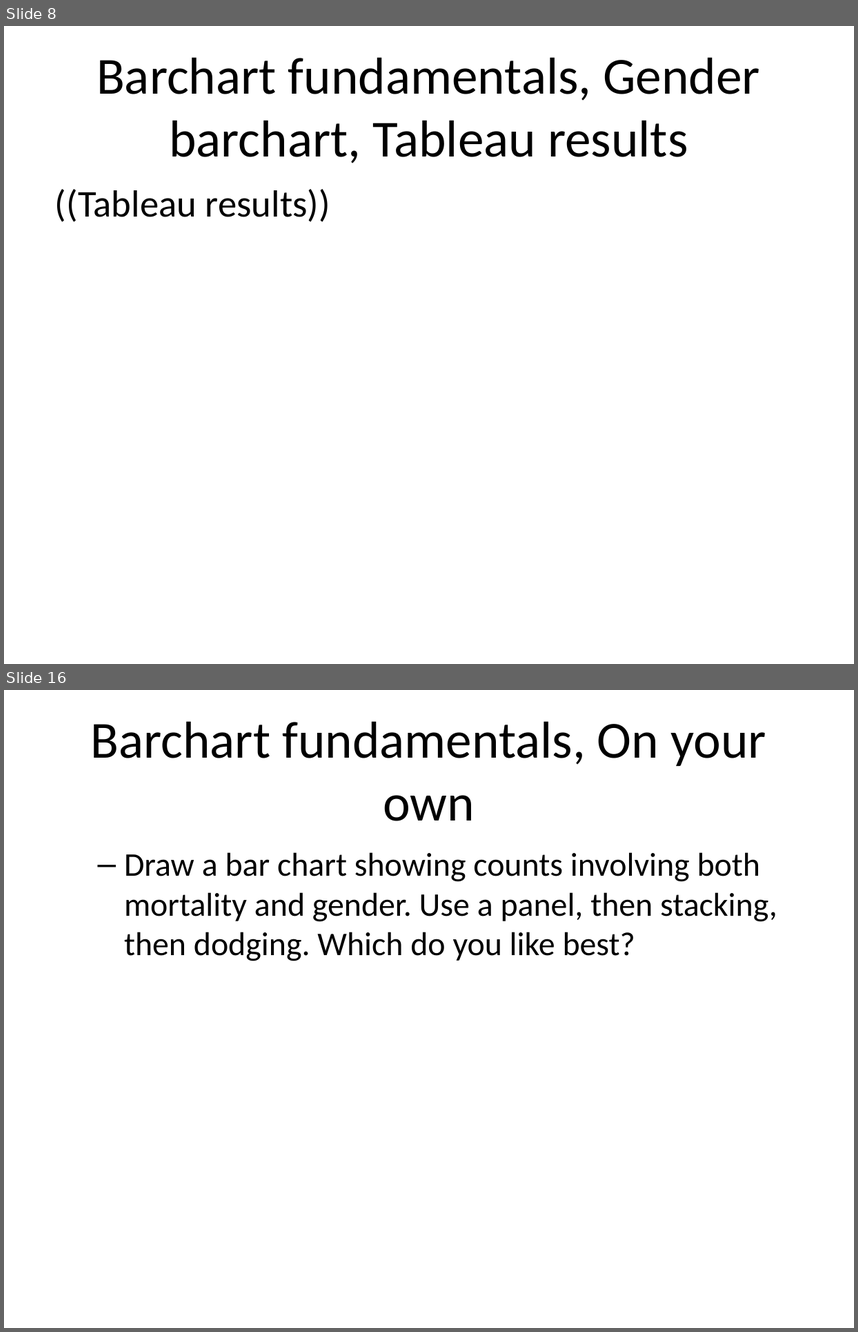
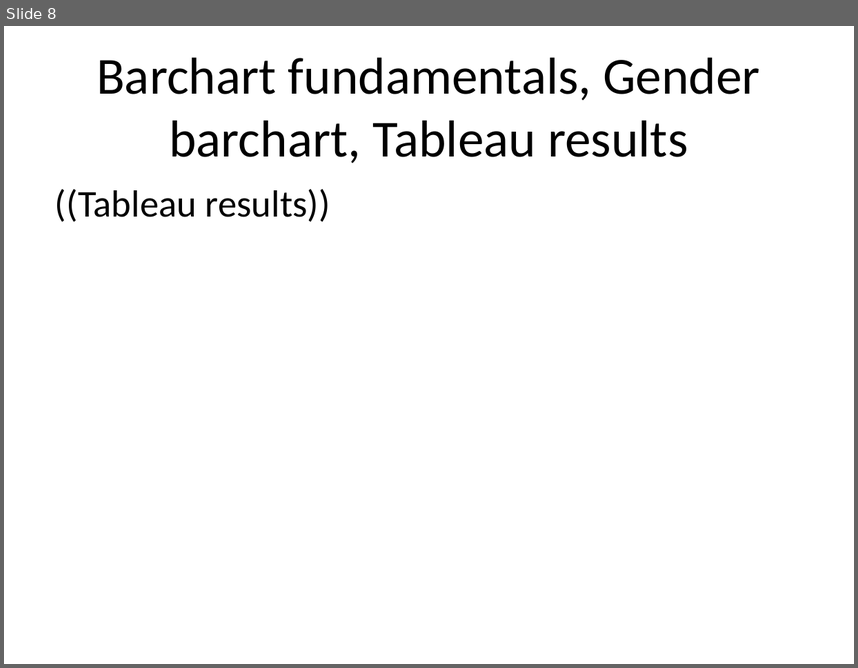
Before and after one commit to pmean/data-visualization, a slide deck: data-viz-02/src/barcharts-fundamentals-draw-gender.pptx. Shown one above the other, each under a label of ours: slides 8 and 16 before the commit, slide 8 after it; the slides between them are not shown. The pictures are 858x1332 and 858x668 pixels, drawn with LibreOffice and Linux fonts; fonts in the diff are those of the drawing. Boxes give left, top, right and bottom in pixels: in the first picture for what was removed or moved away, otherwise in the second. Text is boxed around its words. In the diff, an @@ line names an element or a change of style, - is before the commit and + after.

```diff
--- a/data-viz-02/src/barcharts-fundamentals-draw-gender.pptx
+++ b/data-viz-02/src/barcharts-fundamentals-draw-gender.pptx
@@ slide 16 removed at box(4, 690, 854, 1328), background #FFFFFF @@
@@ title removed at box(90, 721, 766, 821) @@
-Barchart fundamentals, On your own
@@ text removed at box(124, 852, 777, 961) @@
-  – Draw a bar chart showing counts involving both mortality and gender. Use a panel, then stacking, then dodging. Which do you like best?
```
Also in this commit, not shown: 3 slides changed, 14 other slides removed, 4 other files.
